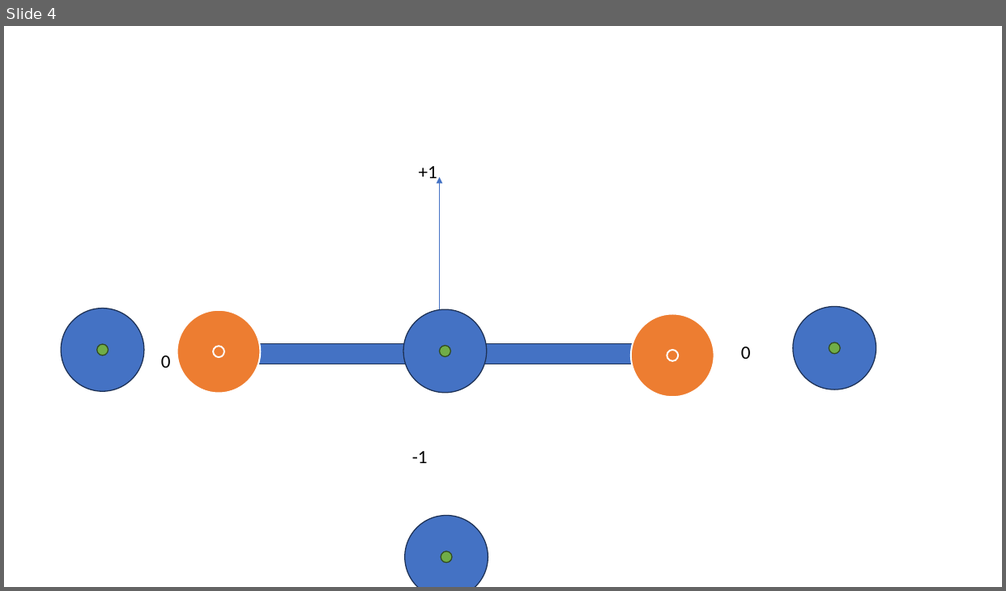
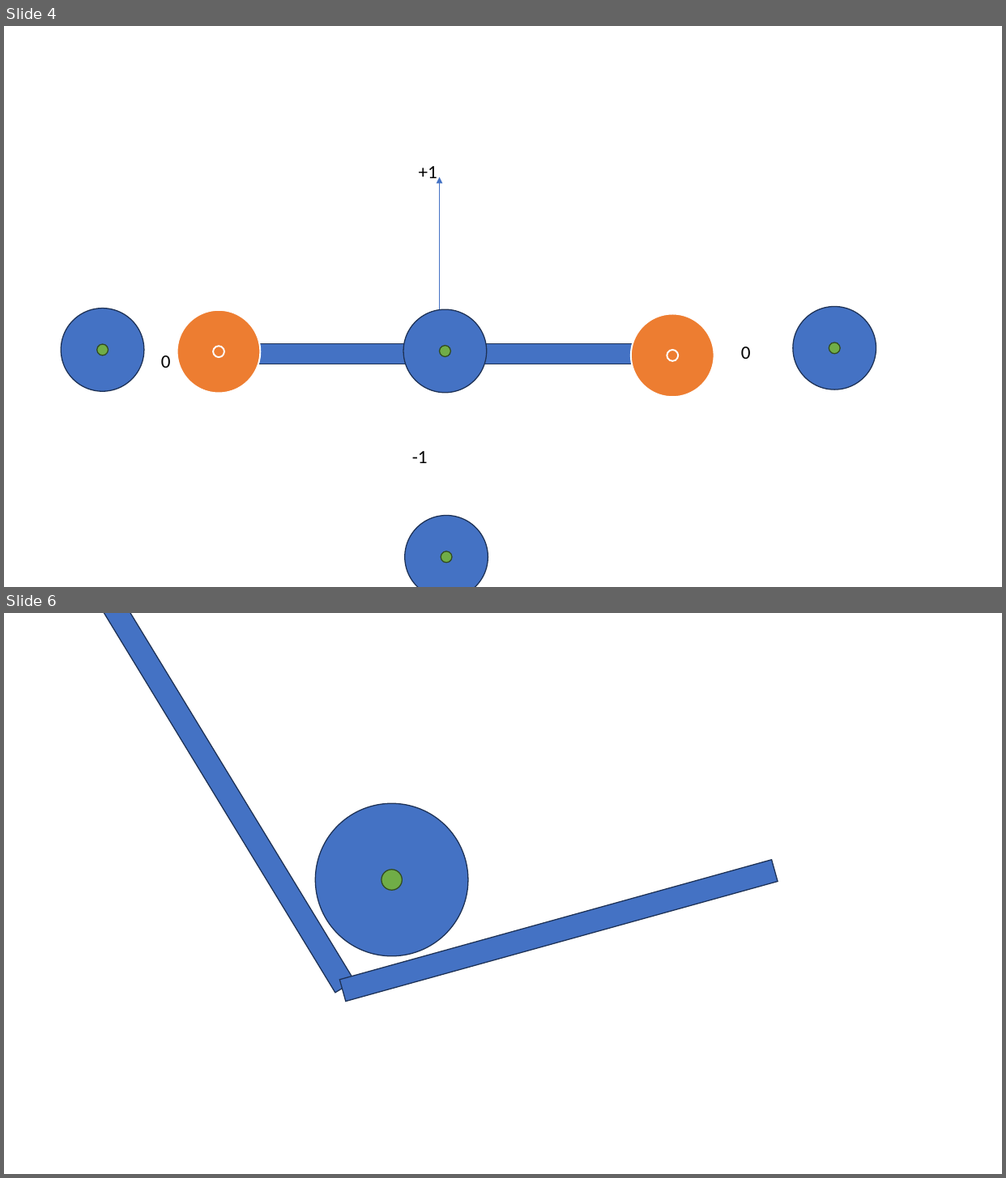
Before and after one commit to yellowflash07/GDP202324, a slide deck: 6019_Phys_1/D2D/W02/Collision_Detection.pptx. Shown one above the other, each under a label of ours: slide 4 before the commit, slides 4 and 6 after it; the slides between them are not shown. The pictures are 1006x591 and 1006x1178 pixels, drawn with LibreOffice and Linux fonts; fonts in the diff are those of the drawing. Boxes give left, top, right and bottom in pixels: in the first picture for what was removed or moved away, otherwise in the second. Text is boxed around its words. In the diff, an @@ line names an element or a change of style, - is before the commit and + after.

```diff
--- a/6019_Phys_1/D2D/W02/Collision_Detection.pptx
+++ b/6019_Phys_1/D2D/W02/Collision_Detection.pptx
@@ slide 6 added at (4, 613, 1002, 1174), background #FFFFFF @@
@@ rectangle added at (102, 613, 354, 993), fill #4472C4, outline #1E3256 1 pt @@
@@ ellipse added at (315, 804, 468, 956), fill #4472C4, outline #1E3256 1 pt @@
@@ rectangle added at (340, 860, 778, 1001), fill #4472C4, outline #1E3256 1 pt @@
@@ ellipse added at (381, 870, 403, 891), fill #70AD47, outline #314C1F 1 pt @@
```
Also in this commit, not shown: 1 other slide added, 14 other files.
